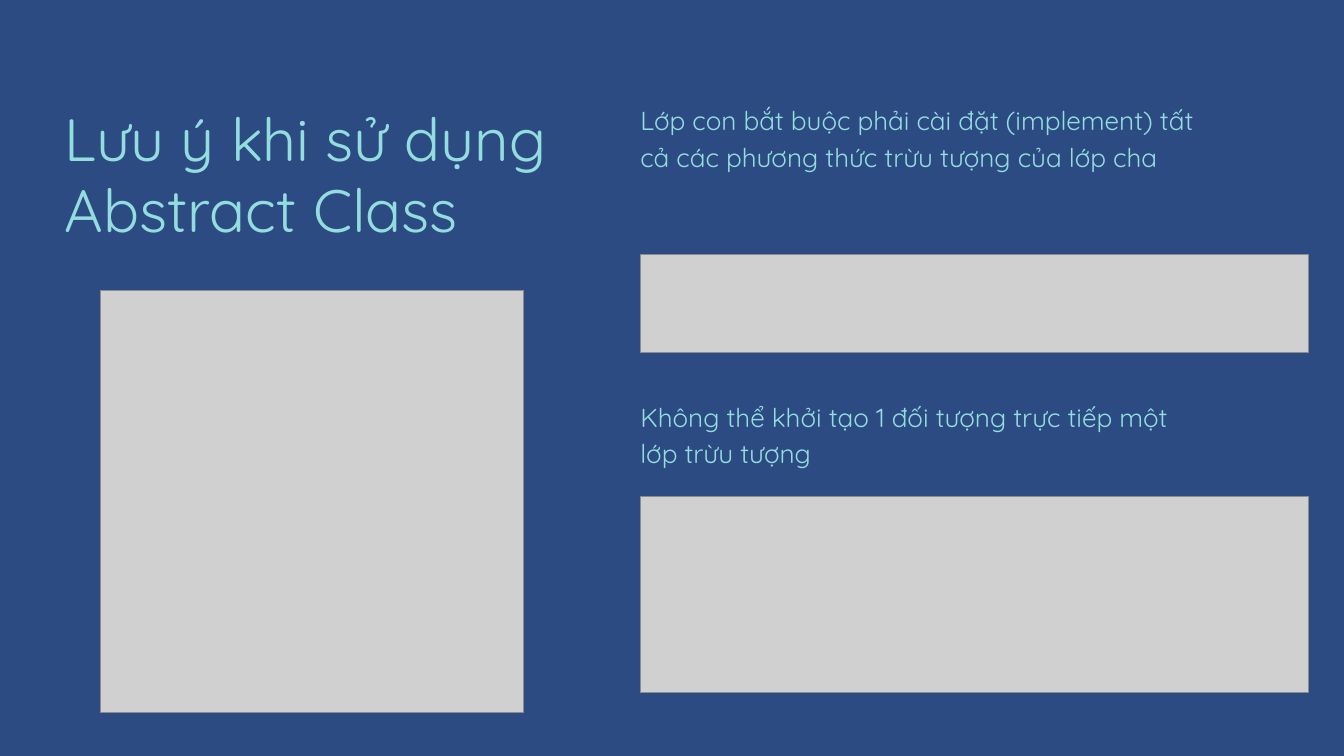
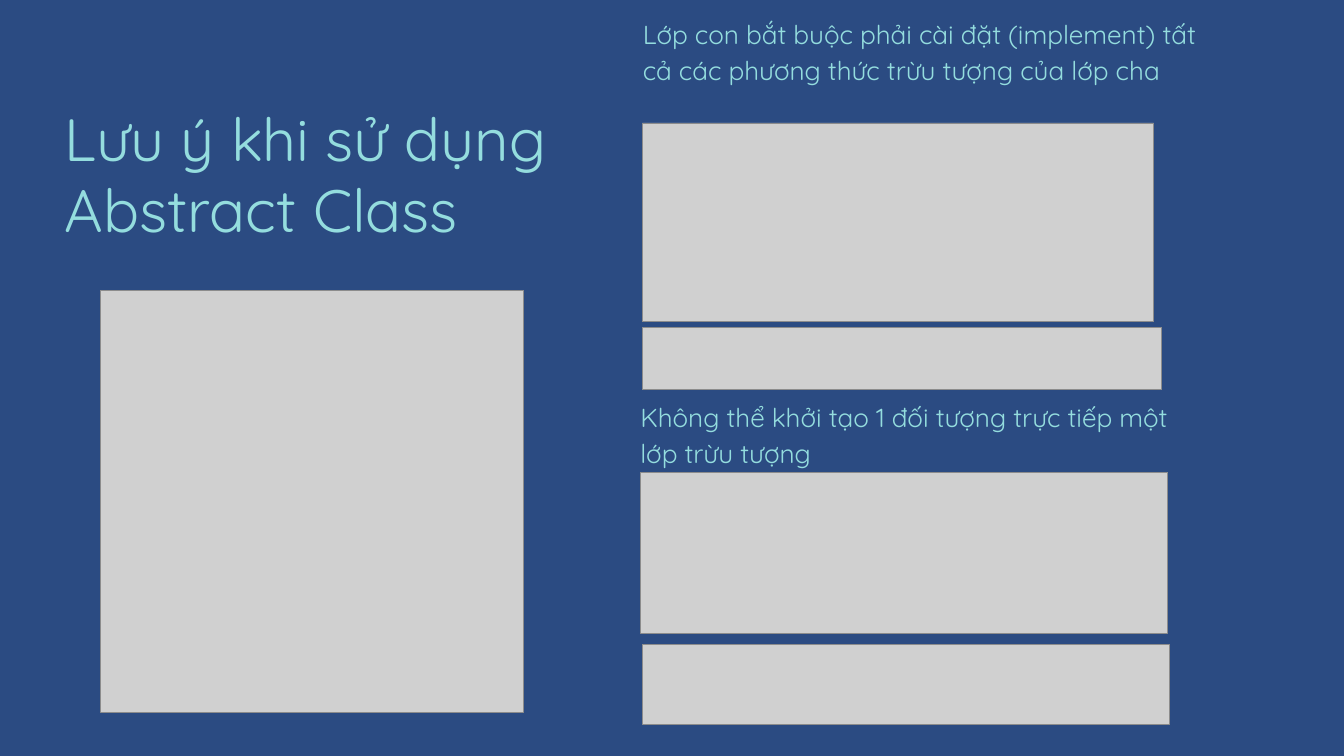
Before and after one commit to trongtinh7727/Java-OOP, a slide deck: slide 11 of Documents/Lab8/N7_Abstract_class.pptx. Drawn at 1344x756 pixels with LibreOffice and Linux fonts; fonts in the diff are those of the drawing; grey boxes stand for pictures. Boxes give left, top, right and bottom in pixels: in the first picture for what was removed or moved away, otherwise in the second. Text is boxed around its words. In the diff, an @@ line names an element or a change of style, - is before the commit and + after.

```diff
--- a/Documents/Lab8/N7_Abstract_class.pptx
+++ b/Documents/Lab8/N7_Abstract_class.pptx
@@ text "Lớp con bắt buộc phải ..." moved from (x1=640, y1=107, x2=1193, y2=172) to (x1=643, y1=20, x2=1196, y2=85) @@
@@ picture added at (x1=642, y1=123, x2=1154, y2=322) @@
@@ picture removed at (x1=640, y1=255, x2=1309, y2=353) @@
@@ picture added at (x1=642, y1=327, x2=1161, y2=390) @@
@@ picture resized from (x1=640, y1=497, x2=1309, y2=692) to (x1=640, y1=472, x2=1168, y2=633) @@
@@ picture added at (x1=642, y1=644, x2=1169, y2=724) @@
```
Also in this commit, not shown: 1 other slide changed, 3 other files.
